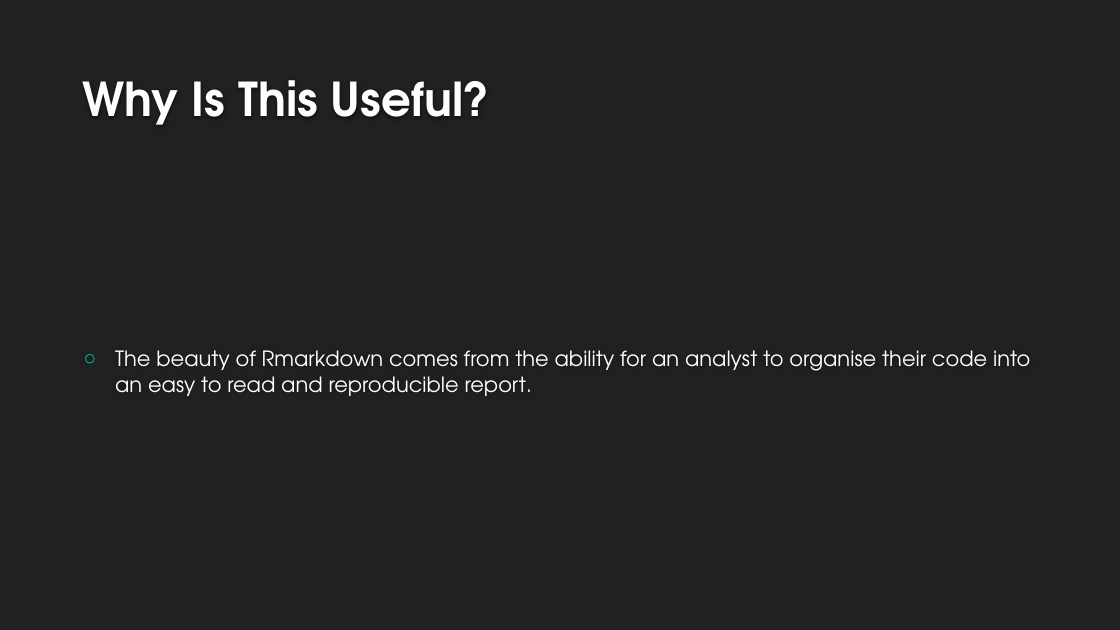
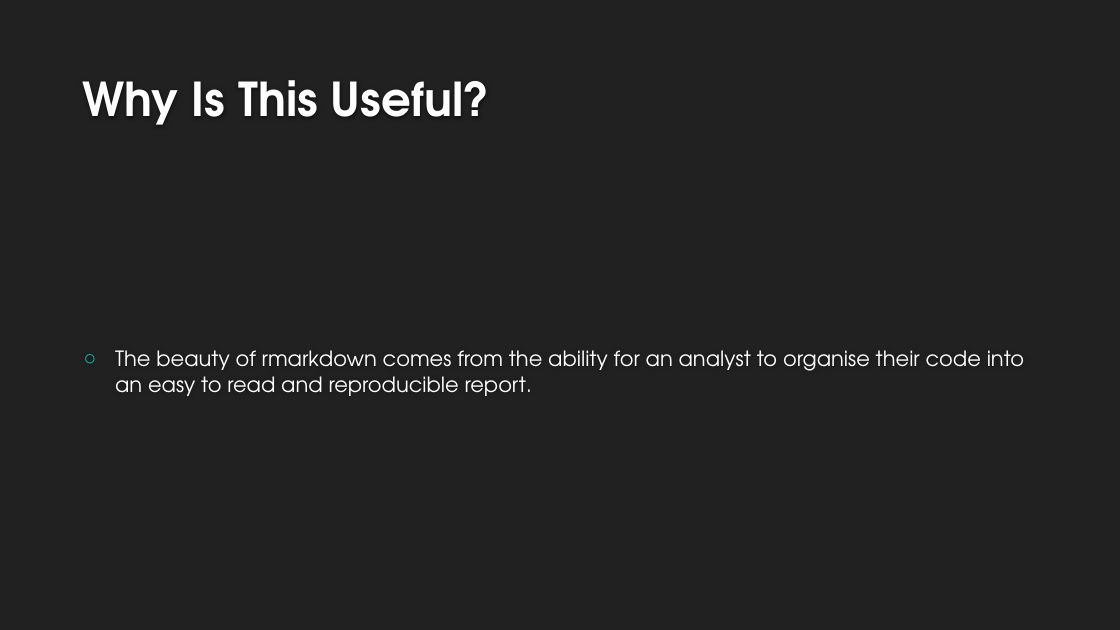
Before and after one commit to nhs-r-community/intro_rmd, a slide deck: slide 5 of Intro to Rmarkdown.pptx. Drawn at 1120x630 pixels with LibreOffice and Linux fonts; fonts in the diff are those of the drawing; background and template pictures are left out. Boxes give left, top, right and bottom in pixels: in the first picture for what was removed or moved away, otherwise in the second. Text is boxed around its words. In the diff, an @@ line names an element or a change of style, - is before the commit and + after.

```diff
--- a/Intro to Rmarkdown.pptx
+++ b/Intro to Rmarkdown.pptx
@@ text at [115, 350, 1024, 396]: text changed @@
-○ The beauty of Rmarkdown comes from the ability for an analyst to organise their code into an easy to read and reproducible report.
+○ The beauty of rmarkdown comes from the ability for an analyst to organise their code into an easy to read and reproducible report.
```
Also in this commit, not shown: 9 other slides changed, 4 slides added, 1 slide removed, 14 other files.
